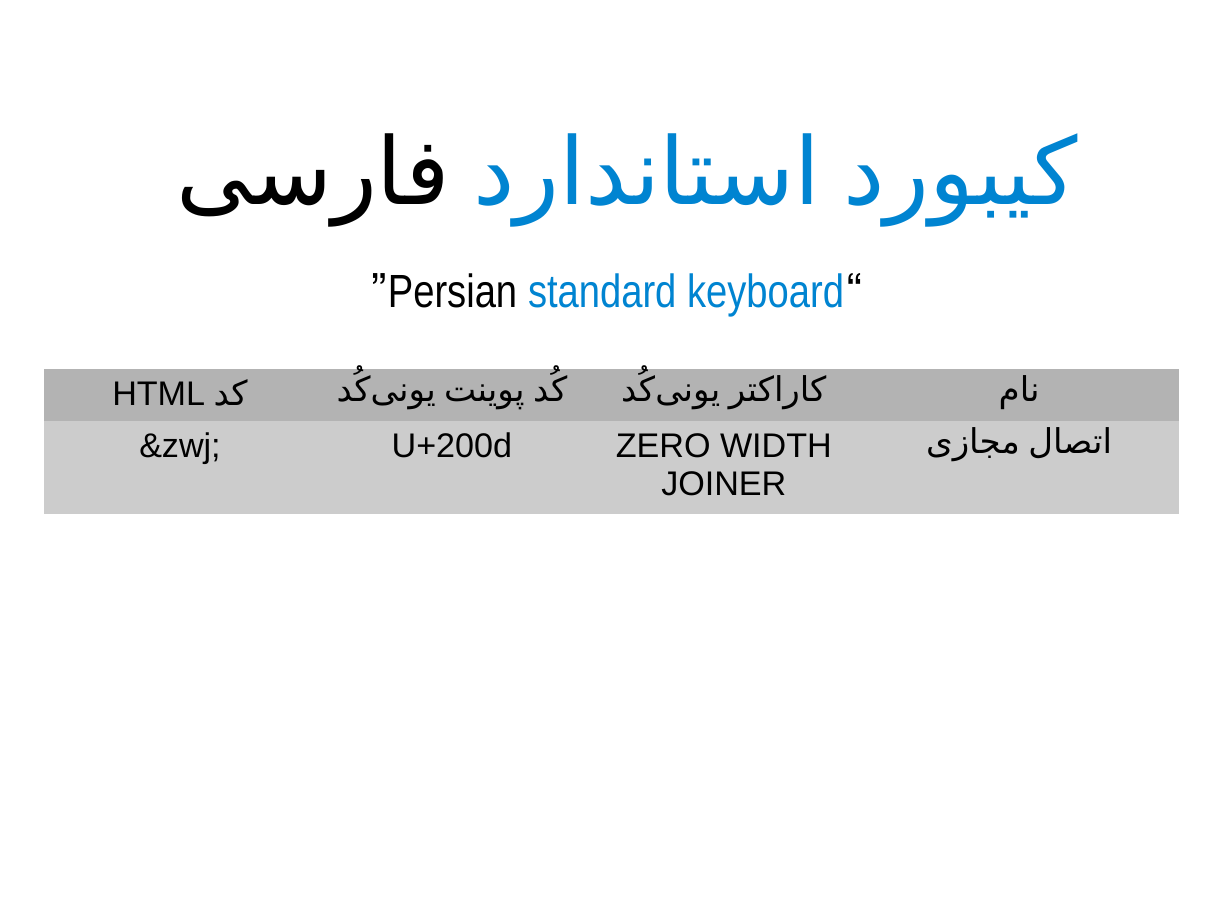
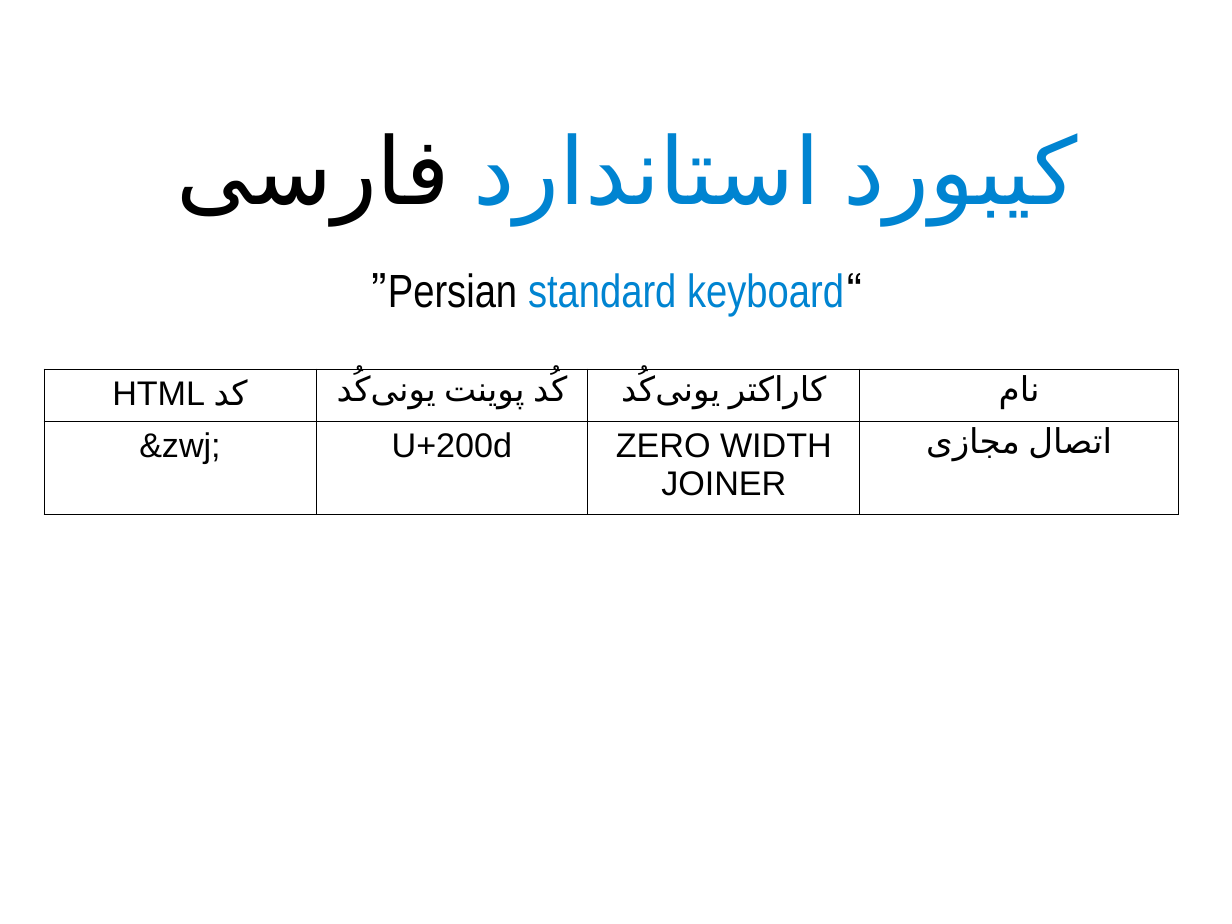
Before and after one commit to bijanebrahimi/unicode-presentation, a slide deck: slide 59 of unicode.odp. Drawn at 1232x924 pixels with LibreOffice and Linux fonts; fonts in the diff are those of the drawing. Boxes give left, top, right and bottom in pixels: in the first picture for what was removed or moved away, otherwise in the second. Text is boxed around its words. In the diff, an @@ line names an element or a change of style, - is before the commit and + after.

```diff
--- a/unicode.odp
+++ b/unicode.odp
@@ table at (x1=44, y1=369, x2=1177, y2=510) @@
@@ fill #B3B3B3 to none in row 1 @@
@@ fill #CCCCCC to none in row 2 @@
@@ borders changed @@
```
Also in this commit, not shown: 6 other slides changed, 1 slide added, 1 other file.
